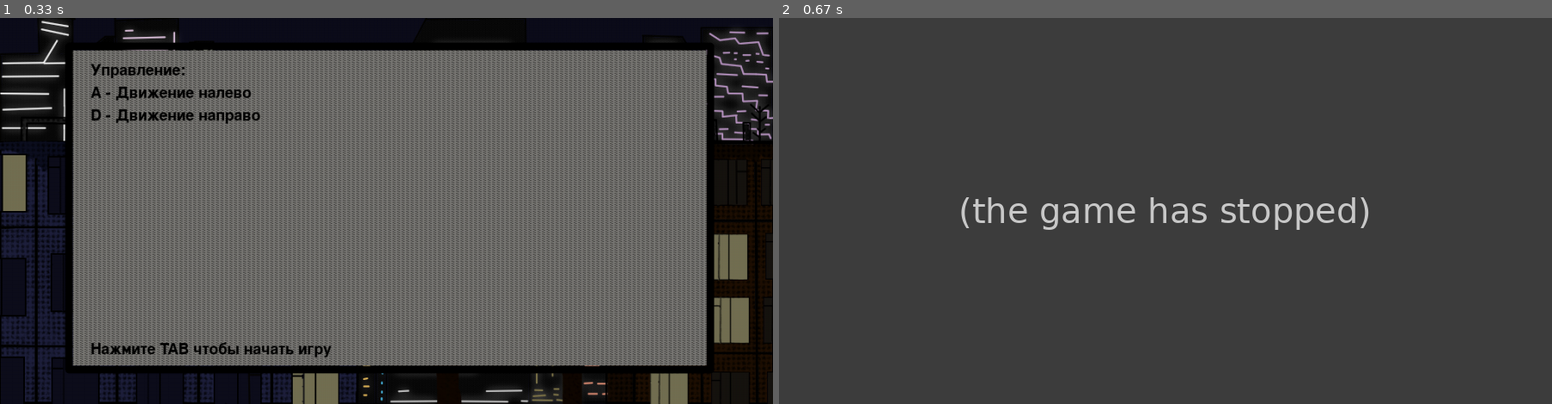
Above: before the commit, frames 1-2 (left to right).
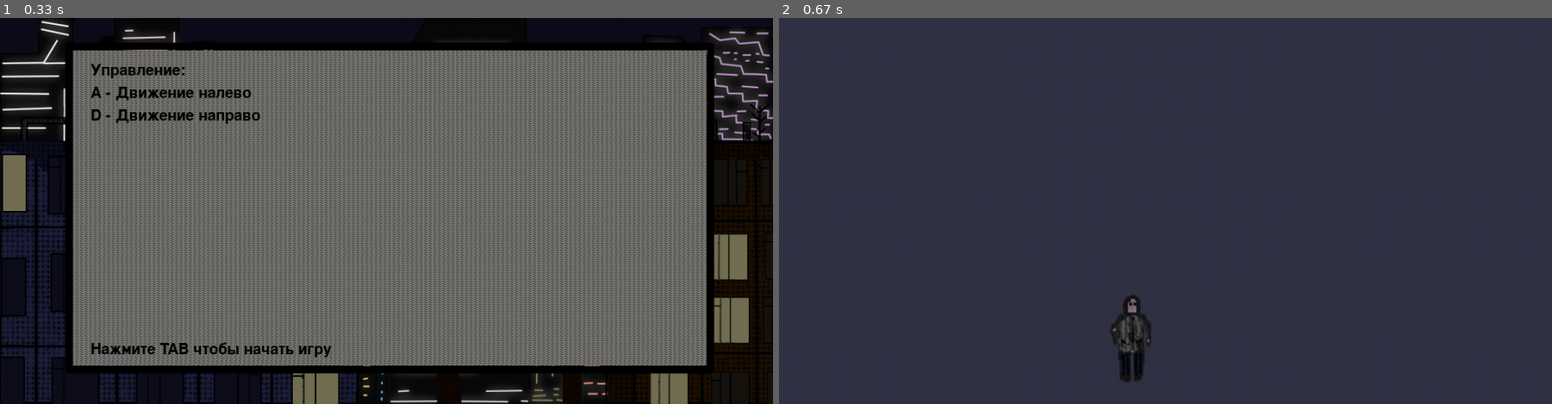
Above: after the commit, the same moments.

Repository: Stormev/Survival-entrance-Pygame
Game: pygame game, started from main.py
Two runs of this game, one before a commit and one after it. Both use one fixed random seed, a clock stepped at 60 frames per second and the inputs below.
Inputs:
- Up to frame 1 (0.33 s): no input
- Up to frame 2 (0.67 s): tap Tab at 0.33 s

Frame 1 is identical in both runs. In frame 2, 1.7% of the frame differs, in the area x 23-77%, y 46-95%.
Before the commit the program exited at 0.33 s; later frames show no game.

Commit message:
game_update

Diff:
--- a/main.py
+++ b/main.py
@@ -11,6 +11,7 @@
 pygame.init()
 WIDTH, HEIGHT = size = 1024, 512
 screen = pygame.display.set_mode(size=(WIDTH, HEIGHT))
+clock = pygame.time.Clock()
 
 
 def terminate():
@@ -28,6 +29,10 @@
     return image
 
 
+Locations = [load_image('images/background_1.png'), load_image('images/background_2.png'),
+             load_image('images/background_3.png')]
+
+
 def start_screen():
     intro_text = ["Управление:", 'A - Движение налево', 'D - Движение направо']
     fon = 'images/start_screen_controll.png'
@@ -43,7 +48,6 @@
         intro_rect.x = text_coord[0]
         text_coord = text_coord[0], text_coord[1] + intro_rect.height
         screen.blit(string_rendered, intro_rect)
-    clock = pygame.time.Clock()
 
     tip = font.render('Нажмите TAB чтобы начать игру', 1, pygame.Color('Black'))
     tip_rect = tip.get_rect()
@@ -62,3 +66,54 @@
 
 
 start_screen()
+player_group = pygame.sprite.Group()
+background_group = pygame.sprite.Group()
+
+
+class Player(pygame.sprite.Sprite):
+    def __init__(self, pos_x):
+        super().__init__(player_group)
+        self.frames = []
+        self.cut_sheet(load_image('images/pygame_character.png'), 2, 2)
+        self.frames_static = self.frames[0:2]
+        self.cur_frame = 0
+        self.image = self.frames_static[0]
+        self.rect = self.rect.move(pos_x, HEIGHT - 170)
+
+    def cut_sheet(self, sheet, columns, rows):
+        self.rect = pygame.Rect(0, 0, sheet.get_width() // columns,
+                                sheet.get_height() // rows)
+        for j in range(rows):
+            for i in range(columns):
+                frame_location = (self.rect.w * i, self.rect.h * j)
+                self.frames.append(sheet.subsurface(pygame.Rect(
+                    frame_location, self.rect.size)))
+
+    def update(self):
+        pass
+        #self.cur_frame = (self.cur_frame + 1) % len(self.frames)
+        #self.image = self.frames[self.cur_frame]
+
+
+def load_location(cur_id):
+    if 0 < cur_id < len(background_group):
+        background = Locations[cur_id]
+        screen.blit(background, (0, 0))
+
+
+LOCATION_NOW = 0
+player = Player(WIDTH // 2.5)
+
+# main cycle
+while True:
+    for event in pygame.event.get():
+        if event.type == pygame.QUIT:
+            terminate()
+
+    screen.fill((50, 50, 70))
+    load_location(LOCATION_NOW)
+    player_group.update()
+    player_group.draw(screen)
+
+    pygame.display.flip()
+    clock.tick(FPS)
